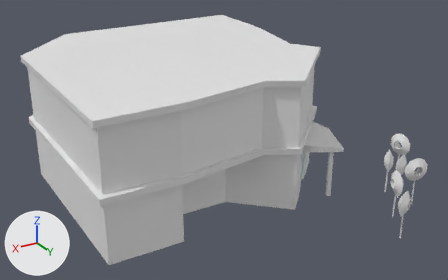
Two versions of the FBX model Assets/Models/New/Gallery version 2.FBX, one commit apart.
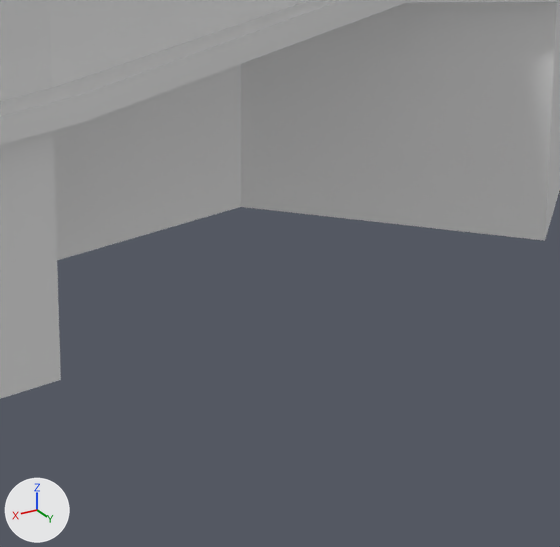
Each version appears first whole from a 50 mm camera at (22.9, 32.2, 20.0) aimed at (2.3, -2.2, 2.8), and next in a close-up on the part from 38% to 67% of the width and 55% to 100% of the height. Arrows for +X, +Y and +Z are at lower left; the lights stay in place. Where no turn or scale is listed for an object, it has been applied to the vertices.
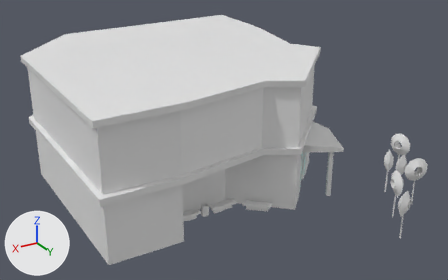
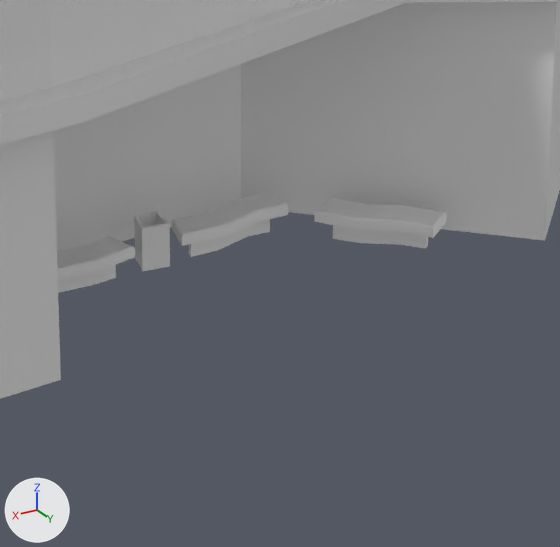
Pixel boxes [x1, y1, x2, y2] of what changed, in the close-ups (560 x 547 px):
'Bench004', added
    after: [314, 198, 447, 248]
'Bench005', added
    after: [172, 191, 288, 257]
'Bench006', added
    after: [57, 236, 135, 293]
'Box092', added
    after: [134, 210, 170, 271]

The edits, one by one:
Mesh me_mesh_101_1 is new.
It has 49 vertices, 46 faces and spans x -3.55..3.7, y -0.92..0.9, z 0.0..2.56.
Mesh me_mesh_100_1 is new.
It has 16 vertices, 14 faces and spans x -1.13..1.08, y -1.16..0.95, z 0.0..2.0.
Mesh me_mesh_098_1 is new.
It has 48 vertices, 45 faces and spans x -3.8..3.61, y -0.97..0.89, z 0.0..2.56.
Mesh me_mesh_099_1 is new.
It has 48 vertices, 45 faces and spans x -3.71..3.45, y -0.97..0.96, z 0.0..2.56.
Object 'Bench006' (ob_bench006) is new; it shows me_mesh_101_1.
Its location is (7.55, 1.94, 0.0).
Its rotation in degrees is (180, 0, 0.7).
Its scale is (-0.256, -0.324, -0.202).
Object 'Box092' (ob_box092) is new; it shows me_mesh_100_1.
Its location is (6.17, 1.87, 0.0).
Its rotation in degrees is (180, 0, 81).
Its scale is (-0.202, -0.202, -0.355).
Object 'Bench004' (ob_bench004) is new; it shows me_mesh_098_1.
Its location is (3.0, 3.14, 0.0).
Its rotation in degrees is (180, 0, -44).
Its scale is (-0.256, -0.324, -0.202).
Object 'Bench005' (ob_bench005) is new; it shows me_mesh_099_1.
Its location is (4.91, 1.98, 0.0).
Its rotation in degrees is (180, 0, 0.7).
Its scale is (-0.256, -0.324, -0.202).
